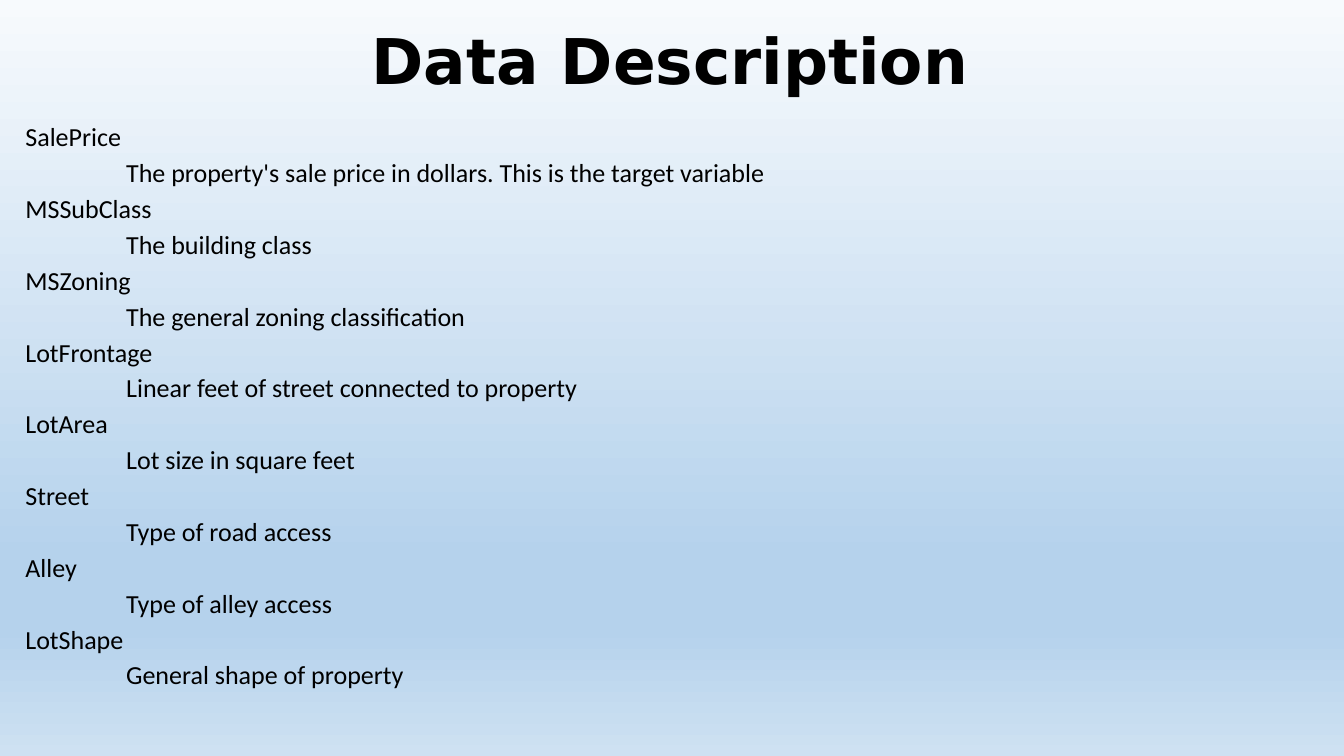
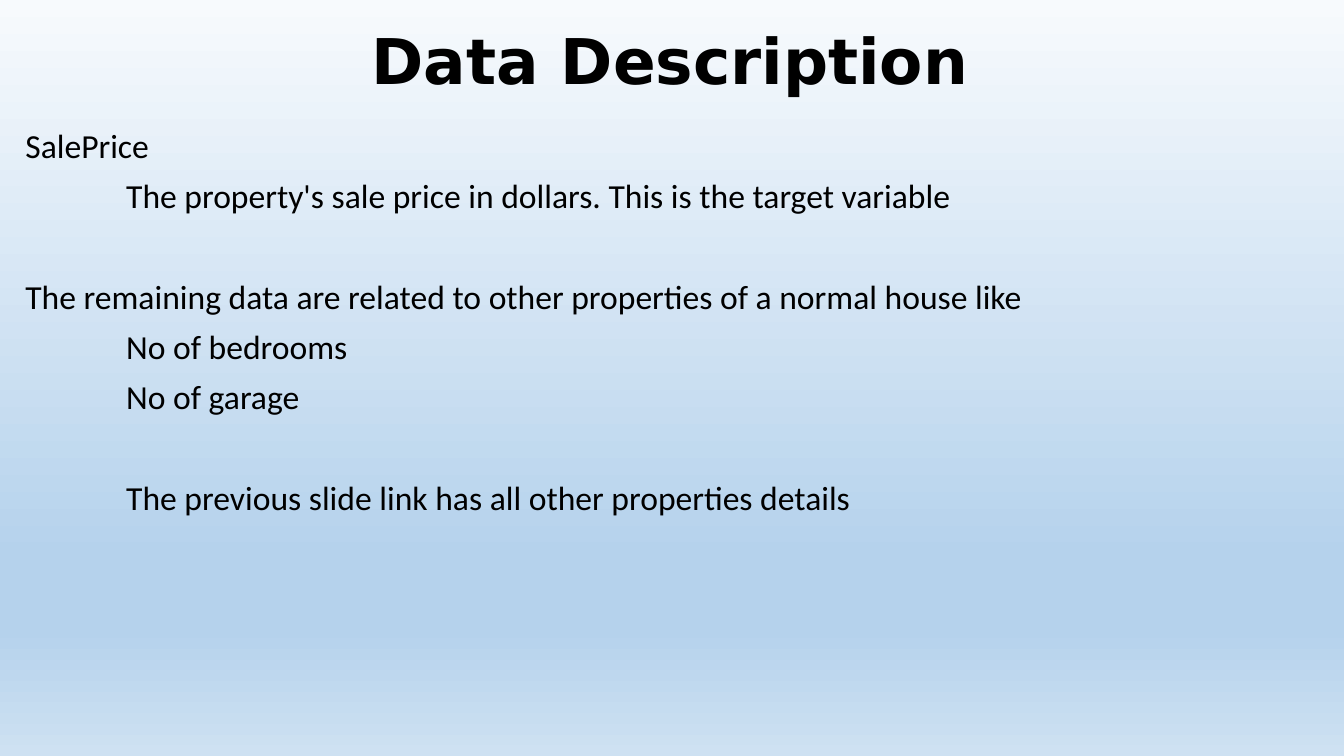
Before and after one commit to vibaskaran/SpringBoard, a slide deck: slide 5 of Capstone-01/Predict House Sales Prices Presentation.pptx. Drawn at 1344x756 pixels with LibreOffice and Linux fonts; fonts in the diff are those of the drawing. Boxes give left, top, right and bottom in pixels: in the first picture for what was removed or moved away, otherwise in the second. Text is boxed around its words. In the diff, an @@ line names an element or a change of style, - is before the commit and + after.

```diff
--- a/Capstone-01/Predict House Sales Prices Presentation.pptx
+++ b/Capstone-01/Predict House Sales Prices Presentation.pptx
@@ subtitle at bbox=[25, 134, 950, 214]: size 18.6 to 24 pt in "SalePrice", "The property's sale price in dollars. This ..."; line spacing 0.7 to 0.9 @@
@@ subtitle at bbox=[25, 285, 1021, 516]: text changed; size 18.6 to 24 pt @@
-MSSubClass
-The building class
-MSZoning
-The general zoning classification
-LotFrontage
-Linear feet of street connected to property
-LotArea
-Lot size in square feet
-Street
-Type of road access
-Alley
-Type of alley access
-LotShape
-General shape of property
+The remaining data are related to other properties of a normal house like
+No of bedrooms
+No of garage
+The previous slide link has all other properties details
```
Also in this commit, not shown: 3 other slides changed, 5 slides added, 10 slides removed.
